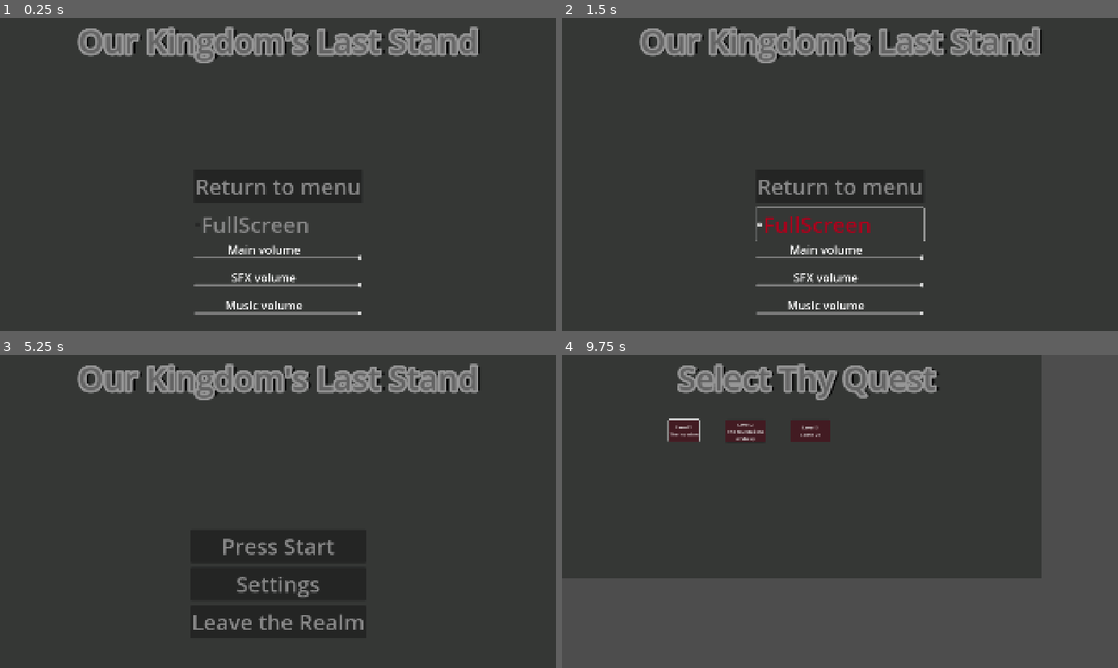
Above: before the commit, frames 1-4 (two rows, left to right).
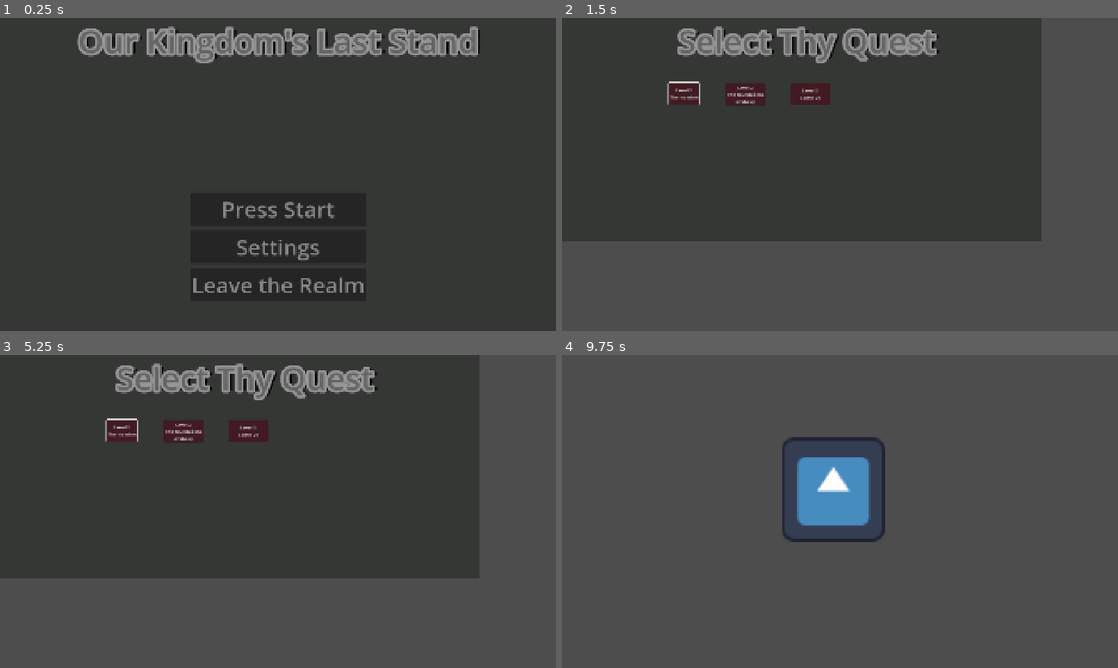
Above: after the commit, the same moments.

Repository: KH951-ARU/MOD009717_godot
Game: Godot game, scene res://main_menu.tscn
The game is run twice, just before and just after one commit, with the same random seed, the same clock (stepped at 60 frames per second) and the same inputs. The engine's default icon, where the game draws it, is replaced by a stand-in: a white triangle on a blue panel in a dark square.
Inputs (mouse positions are in pixels of both pictures, inside the frame that each line leads up to):
- Up to frame 1 (0.25 s): no input
- Up to frame 2 (1.5 s): click (840, 208) at 0.5 s, where only the run after the commit has a clickable "Press Start"; click (745, 93) at 1.25 s, where only the run after the commit has a clickable "Level 2 The foundations of de…"
- Up to frame 3 (5.25 s): click (250, 430) at 2 s, where only the run after the commit has a clickable "Level 3 Scene 24"; click (122, 430) at 2.75 s, where only the run after the commit has a clickable "Level 1 The invasion"; click (122, 430) at 3.5 s, where only the run after the commit has a clickable "Level 1 The invasion"; click (278, 561) at 4.25 s, where only the run before the commit has a clickable "FullScreen"; click (278, 524) at 5 s, where only the run before the commit has a clickable "Return to menu"
- Up to frame 4 (9.75 s): click (840, 545) at 5.75 s, where only the run before the commit has a clickable "Press Start"; click "Level 2 The foundations of de…" at 6.5 s; click "Level 3 Scene 24" at 7.25 s; click "Level 1 The invasion" at 8 s; click "Level 1 The invasion" at 8.75 s; tap Enter (ui_accept) at 9.5 s; hold D (right) from 9.53 s (still down)

The runs differ from the first frame. In frame 1, 3.2% of the frame differs, in the area x 34-66%, y 51-95%; in frame 2, 8.1%; in frame 3, 12%, in the area x 13-87%, y 2-91%; in frame 4, 9.3%.

Commit message:
Step 5 quest are engaging

Diff:
--- a/levels/1.tscn
+++ b/levels/1.tscn
@@ -105,3 +105,7 @@
 offset_right = 923.0
 offset_bottom = 299.0
 color = Color(0.500695, 0.114518, 0.183438, 1)
+
+[connection signal="pressed" from="Button" to="." method="_on_button_pressed"]
+[connection signal="pressed" from="Button2" to="." method="_on_button_2_pressed"]
+[connection signal="pressed" from="Button3" to="." method="_on_button_3_pressed"]
--- a/levels/2.tscn
+++ b/levels/2.tscn
@@ -19,7 +19,7 @@
 texture = ExtResource("2_oxfnx")
 
 [node name="CollisionShape3D" type="CollisionShape3D" parent="CharacterBody3D"]
-transform = Transform3D(1.30658, 0, 0, 0, 1.38299, 0, 0, 0, 0.317625, -0.0251154, 0.466033, 0.0174623)
+transform = Transform3D(1, 0, 0, 0, 1, 0, 0, 0, 1, -0.0251154, 0.466033, 0.0174623)
 shape = SubResource("BoxShape3D_5u8o6")
 
 [node name="Camera3D" type="Camera3D" parent="."]
@@ -29,7 +29,7 @@
 transform = Transform3D(1, 0, 0, 0, 1, 0, 0, 0, 1, 8.15545, 0, 0)
 
 [node name="CollisionShape3D" type="CollisionShape3D" parent="Area3D"]
-transform = Transform3D(3.95595, 0, 0, 0, 3.26523, 0, 0, 0, 1, 0, 0, 0)
+transform = Transform3D(1, 0, 0, 0, 1, 0, 0, 0, 1, -4.35958, 0, 0)
 shape = SubResource("BoxShape3D_qlf6b")
 
 [connection signal="body_entered" from="Area3D" to="." method="_on_area_3d_body_entered"]
--- a/levels/QuestSelectMenu.gd
+++ b/levels/QuestSelectMenu.gd
@@ -13,8 +13,41 @@
 	button.grab_focus()
 
 	#level 1 code
-	#https://www.youtube.com/watch?v=eTYaSU6ZNi0 @16.22
+	#https://www.youtube.com/watch?v=eTYaSU6ZNi0 @20.45
 	if LevelCore.lvl1_completed == true:
 		l_1_locked.visible = false
 	if LevelCore.lvl1_completed == false:
 		l_1_locked.visible =true
+
+	#level 2 code
+	if LevelCore.lvl2_completed == true:
+		l_2_locked.visible = false
+	if LevelCore.lvl2_completed == false:
+		l_2_locked.visible =true
+
+	#level 3 code
+	if LevelCore.lvl3_completed == true:
+		l_3_locked.visible = false
+	if LevelCore.lvl3_completed == false:
+		l_3_locked.visible =true
+
+
+func _on_button_pressed() -> void:
+	if LevelCore.lvl1_completed == false:
+		get_tree().change_scene_to_file("res://levels/2.tscn")
+	else:
+		get_tree().change_scene_to_file("res://levels/2.tscn")
+
+
+func _on_button_2_pressed() -> void:
+	if LevelCore.lvl1_completed == false:
+		null
+	if LevelCore.lvl1_completed == true:
+		get_tree().change_scene_to_file("res://levels/3.tscn")
+
+
+func _on_button_3_pressed() -> void:
+	if LevelCore.lvl2_completed == false:
+		null
+	if LevelCore.lvl2_completed == true:
+		get_tree().change_scene_to_file("res://levels/4.tscn")
--- a/main_menu.tscn
+++ b/main_menu.tscn
@@ -27,7 +27,6 @@
 theme = ExtResource("1_06t4h")
 
 [node name="main buttons" type="VBoxContainer" parent="CenterContainer"]
-visible = false
 layout_mode = 2
 theme_override_constants/separation = 16
 
@@ -47,6 +46,7 @@
 text = "Leave the Realm"
 
 [node name="settings menu" type="VBoxContainer" parent="CenterContainer"]
+visible = false
 layout_mode = 2
 theme = ExtResource("1_06t4h")
 theme_override_constants/separation = 16
